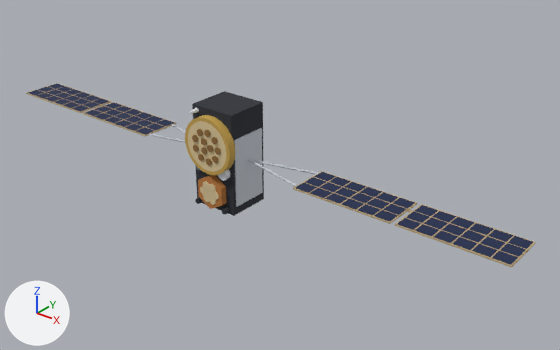
A saved change to the glTF model site/models/galileo-foc.glb.
Before and after are seen from a camera (50 mm lens) standing at (11.5, -12.44, 7.6) and looking at (1.08, 0.58, -0.48). Arrows for +X, +Y and +Z are at lower left; the lights stay in place. The picture after the commit comes second. Where no turn or scale is listed for an object, it has been applied to the vertices.

Script lines for the objects in view, before the commit:
```python
me_body = bpy.data.meshes.new('body')
me_body.from_pydata(...)  # 5897 vertices, 6792 faces; spans x -7.34..7.34, y -0.8..0.8, z -1.28..1.28
# faces by material slot: [600, 832, 264, 384, 120, 24, 4568]
me_body.materials.append(mat_own__2e3138)  # dark grey #2e3138
me_body.materials.append(mat_own__c7cdd5)  # light grey #c7cdd5
me_body.materials.append(mat_own__dcc699)  # beige #dcc699
me_body.materials.append(mat_own__8f6b3a)  # brown #8f6b3a
me_body.materials.append(mat_own__e3e7ed)  # white #e3e7ed
me_body.materials.append(mat_own__6b7380)  # greyish blue #6b7380
me_body.materials.append(mat_own__b9a27a)  # beige #b9a27a
me_foil = bpy.data.meshes.new('foil')
me_foil.from_pydata(...)  # 260 vertices, 424 faces; spans x -0.7..0.7, y -0.1..0.1, z -1.17..1.17
# faces by material slot: [280, 144]
me_foil.materials.append(mat_own__c7a24e)  # orange #c7a24e
me_foil.materials.append(mat_own__b9783c)  # orange #b9783c
me_solar_panel = bpy.data.meshes.new('solar-panel')
me_solar_panel.from_pydata(...)  # 288 vertices, 144 faces; spans x -7.3..7.3, y -0.51..0.51, z 0.0
me_solar_panel.materials.append(mat_own__1f2b4d)  # dark blue #1f2b4d
ob_body = bpy.data.objects.new('body', me_body)
ob_body.location = (0.0, 0.0, -0.01)
ob_foil = bpy.data.objects.new('foil', me_foil)
ob_foil.location = (0.0, -0.65, -0.05)
ob_solar_panel = bpy.data.objects.new('solar-panel', me_solar_panel)
ob_solar_panel.location = (0.0, 0.0, 0.02)
```
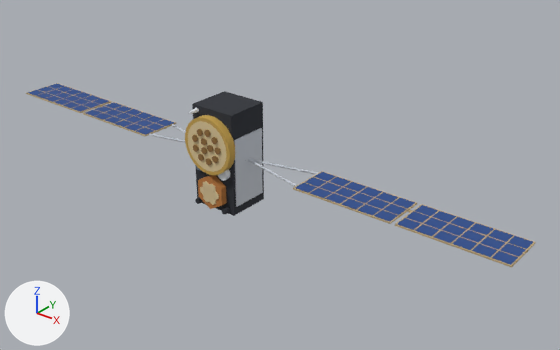
Where the change shows, as pixel boxes [x1, y1, x2, y2] in the pictures (560 x 350 px):
'solar-panel', recoloured
    both: [28, 84, 533, 265]

What the commit changed:
Material 'own #2e4e8c' (mat_own__2e4e8c) is new.
Its base color is (0.0273, 0.0762, 0.262) (blue #2e4e8c).
Its roughness is 1.0.
me_solar_panel has 288 vertices, 144 faces and spans x -7.3..7.3, y -0.51..0.51, z 0.0.
me_solar_panel no longer uses material mat_own__1f2b4d (dark blue #1f2b4d).
me_solar_panel gains material mat_own__2e4e8c (blue #2e4e8c).
